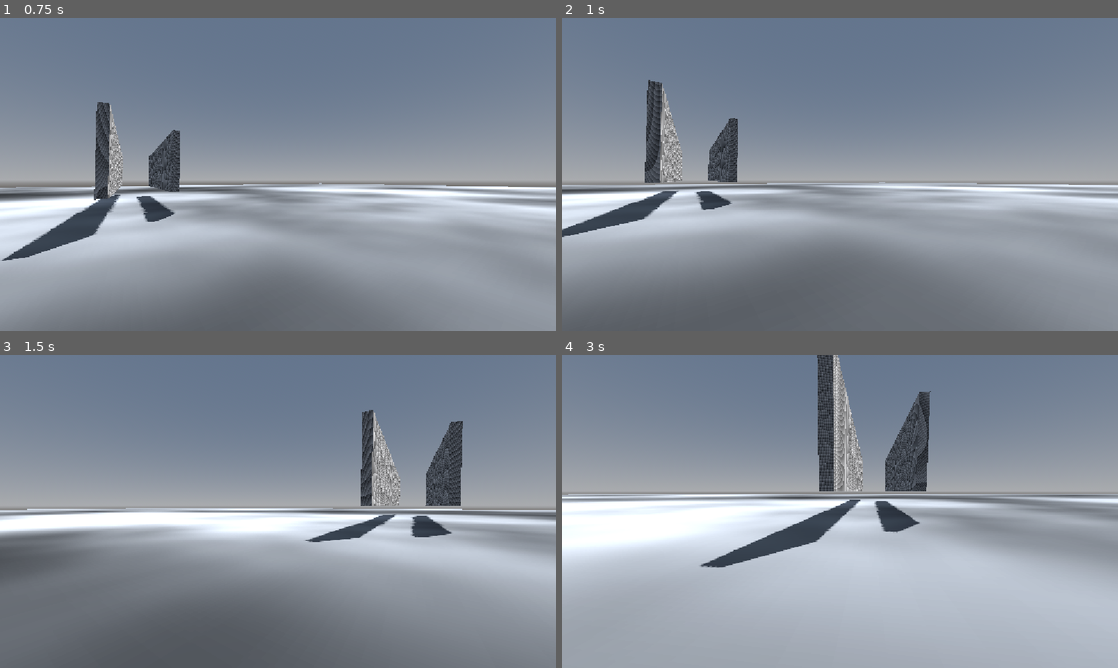
Above: before the commit, frames 1-4 (two rows, left to right).
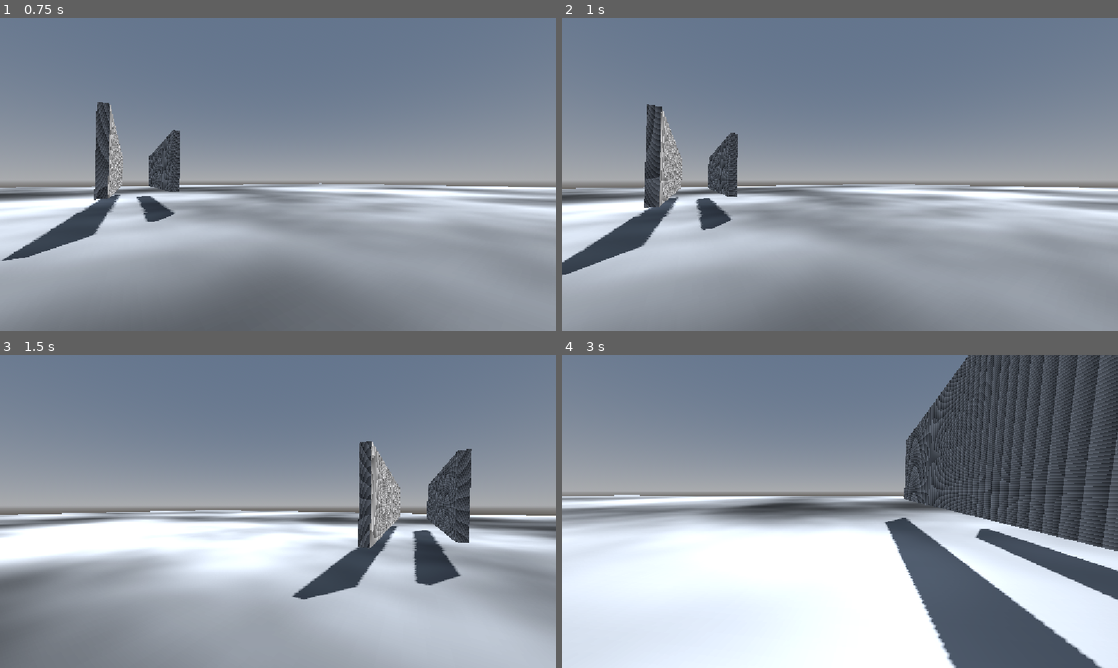
Above: after the commit, the same moments.

Repository: JoshuahMi/BasicRpgGodot
Game: Godot game, scene res://Elements/Levels/BasicRpgLevelTest.tscn
Two runs of this game, one before a commit and one after it. Both use one fixed random seed, a clock stepped at 60 frames per second and the inputs below.
Inputs (mouse positions are in pixels of both pictures, inside the frame that each line leads up to):
- Up to frame 1 (0.75 s): move the mouse to (305, 174) at 0.52 s; hold W (MoveForward) from 0.53 s (still down); hold Shift (Sprint) from 0.53 s (still down)
- Up to frame 2 (1 s): keep holding W (MoveForward); keep holding Shift (Sprint); tap Space (Jump) at 0.77 s
- Up to frame 3 (1.5 s): keep holding W (MoveForward); move the mouse to (250, 511) at 1.27 s; release Shift (Sprint) at 1.28 s; tap C (Test) at 1.35 s
- Up to frame 4 (3 s): keep holding W (MoveForward); tap Space (Jump) at 1.52 s; move the mouse to (851, 505) at 2.02 s; hold Shift (Sprint) 2.03-2.78 s; move the mouse to (834, 517) at 2.77 s; tap C (Test) at 2.85 s

Frame 1 is identical in both runs. In frame 2, 31% of the frame differs, in the area x 0-100%, y 19-100%; in frame 3, 46%; in frame 4, 71%, in the area x 0-100%, y 0-100%.

Commit message:
REWORK MOVEMENT COMPONENT - Fixed a jumping issue and added a climbing state for climbing

Diff:
--- a/Elements/General/BasicRpgGeneral.gd
+++ b/Elements/General/BasicRpgGeneral.gd
@@ -96,6 +96,7 @@
 	GROUND,			## On ground - when landing
 	WALL,			## when touching a wall mid air -- jump charges get replenished in order to be able to perform a wall jump.
 	AIR,			## when jumping, falling or getting knocked back
+	CLIMB,			## when climbing a climbable object or grabbing a ledge
 	SWIMMING,		## when inside a water volume, but the head (camera) is above the water surface
 	UNDERWATER,		## when inside a water volume, but the head (camera) is under the water volume
 
--- a/Elements/General/Components/BasicRpgMovementComponentNew.gd
+++ b/Elements/General/Components/BasicRpgMovementComponentNew.gd
@@ -79,6 +79,10 @@
 				body.velocity.y = body.velocity.y * 0.1
 				#print("Is on a Wall!")
 				pass
+
+			BasicRpgGeneral.MovementPlaceState.CLIMB:
+				pass
+
 			BasicRpgGeneral.MovementPlaceState.SWIMMING:
 				#print("Is swimming!")
 				pass
@@ -277,6 +281,9 @@
 			move(delta)
 			body.move_and_slide()
 
+		BasicRpgGeneral.MovementPlaceState.CLIMB:
+			pass
+
 		BasicRpgGeneral.MovementPlaceState.SWIMMING:
 			move(delta)
 			body.move_and_slide()
@@ -386,6 +393,10 @@
 			#print(body.velocity)
 
 			pass
+
+		BasicRpgGeneral.MovementPlaceState.CLIMB:
+			pass
+
 		BasicRpgGeneral.MovementPlaceState.SWIMMING:
 			pass
 		BasicRpgGeneral.MovementPlaceState.UNDERWATER:
@@ -417,6 +428,9 @@
 			else:
 				movement_place_state = BasicRpgGeneral.MovementPlaceState.AIR
 				perform_jump(Vector3.UP * wall_jump_y_multiplier + wall_normal * wall_jump_normal_multiplier + Vector3.FORWARD.rotated(Vector3.UP, camera.rotation.y), jump_strength)
+
+		BasicRpgGeneral.MovementPlaceState.CLIMB:
+			pass
 
 		BasicRpgGeneral.MovementPlaceState.SWIMMING:
 			perform_jump(Vector3.UP, jump_strength)
@@ -471,6 +485,8 @@
 
 func perform_jump(in_jump_direction: Vector3, in_jump_strength: float):
 
+	body.velocity.y = 0.0
+
 
 	body.velocity += in_jump_direction * in_jump_strength
 	recorded_velocity = body.velocity
@@ -520,13 +536,16 @@
 			body.velocity.y -= gravity_local * wall_gravity_multiplier * delta
 
 			pass
+
+		BasicRpgGeneral.MovementPlaceState.CLIMB:
+			pass
+
 		BasicRpgGeneral.MovementPlaceState.SWIMMING:
 			# Don't apply gravity
 			pass
 		BasicRpgGeneral.MovementPlaceState.UNDERWATER:
 			# Don't apply gravity
 			pass
-
 
 func determine_initial_state():
 
@@ -535,6 +554,4 @@
 	else:
 		movement_place_state = BasicRpgGeneral.MovementPlaceState.AIR
 
-
-
 #endregion HELPER FUNCTIONS
--- a/Elements/Player/BasicRpgPlayer.gd
+++ b/Elements/Player/BasicRpgPlayer.gd
@@ -12,6 +12,7 @@
 
 func _process(delta: float) -> void:
 
+	#print(Engine.get_frames_per_second())
 
 	if input_component.is_test_just_pressed:
 		movement_component.wants_to_dash = true
--- a/Elements/Player/BasicRpgPlayer.tscn
+++ b/Elements/Player/BasicRpgPlayer.tscn
@@ -31,5 +31,6 @@
 camera = NodePath("../Camera3D")
 dash_strength = 150.0
 wall_speed_multiplier = 2.0
+wall_jump_y_multiplier = 0.65
 wall_jump_normal_multiplier = 0.5
 metadata/_custom_type_script = "uid://cr4dj6aowyb77"
Not shown, added: export_presets.cfg
